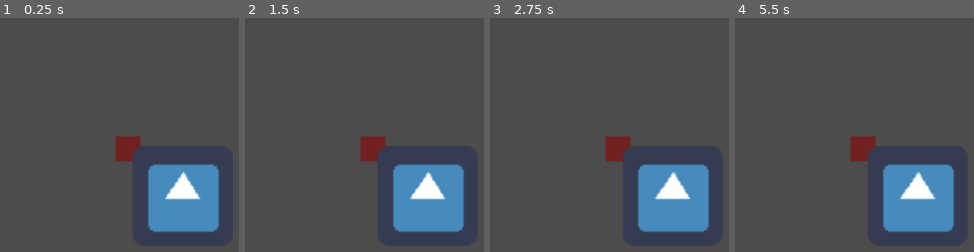
Above: before the commit, frames 1-4 (left to right).
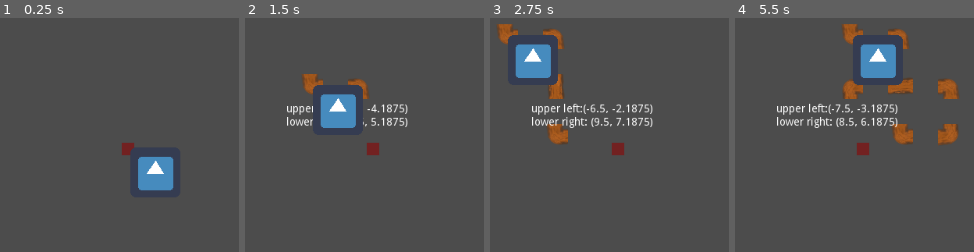
Above: after the commit, the same moments.

Repository: Sushperson/Tree-Simulator-2023
Game: Godot game, scene res://Scenes/World.tscn
Two runs of this game, one before a commit and one after it. Both use one fixed random seed, a clock stepped at 60 frames per second and the inputs below. The engine's default icon, where the game draws it, is replaced by a stand-in: a white triangle on a blue panel in a dark square.
Inputs:
- Up to frame 1 (0.25 s): no input
- Up to frame 2 (1.5 s): tap Enter at 0.5 s; hold D (right) 0.53-1.28 s; tap Space at 1.25 s; hold S (down) from 1.28 s (still down)
- Up to frame 3 (2.75 s): tap Enter at 2 s; release S (down) at 2.03 s; hold D (right) from 2.03 s (still down)
- Up to frame 4 (5.5 s): release D (right) at 2.78 s; hold W (up) 2.78-3.53 s; hold A (left) 3.53-5.03 s; hold S (down) from 5.03 s (still down)

The runs differ from the first frame. In frame 1, 9.3% of the frame differs, in the area x 48-92%, y 50-92%; in frame 2, 13%; in frame 3, 15%; in frame 4, 17%, in the area x 17-94%, y 2-92%.
Error before the commit: Invalid get index 'cell_size' (on base: 'null instance'). (res://Scripts/World.gd:13)

Commit message:
Added Tilemap for Background

Diff:
--- a/Tree_sim/Scenes/World.tscn
+++ b/Tree_sim/Scenes/World.tscn
@@ -11,6 +11,13 @@
 [ext_resource path="res://assets/wurzel/kurve_ru.png" type="Texture" id=9]
 [ext_resource path="res://assets/wurzel/kurve_lo.png" type="Texture" id=10]
 [ext_resource path="res://assets/wurzel/neu_alles.png" type="Texture" id=11]
+[ext_resource path="res://Scripts/BG_Grid.gd" type="Script" id=12]
+[ext_resource path="res://assets/tilemap_sprit/boden1.png" type="Texture" id=13]
+[ext_resource path="res://assets/tilemap_sprit/boden3.png" type="Texture" id=14]
+[ext_resource path="res://assets/tilemap_sprit/boden2.png" type="Texture" id=15]
+[ext_resource path="res://assets/tilemap_sprit/boden1_grass.png" type="Texture" id=16]
+[ext_resource path="res://assets/tilemap_sprit/boden2_grass.png" type="Texture" id=17]
+[ext_resource path="res://assets/sky.png" type="Texture" id=18]
 
 [sub_resource type="TileSet" id=1]
 0/name = "grade_h.png 0"
@@ -121,8 +128,95 @@
 6/shapes = [  ]
 6/z_index = 0
 
+[sub_resource type="TileSet" id=2]
+0/name = "boden1.png 0"
+0/texture = ExtResource( 13 )
+0/tex_offset = Vector2( 0, 0 )
+0/modulate = Color( 1, 1, 1, 1 )
+0/region = Rect2( 0, 0, 64, 64 )
+0/tile_mode = 0
+0/occluder_offset = Vector2( 0, 0 )
+0/navigation_offset = Vector2( 0, 0 )
+0/shape_offset = Vector2( 0, 0 )
+0/shape_transform = Transform2D( 1, 0, 0, 1, 0, 0 )
+0/shape_one_way = false
+0/shape_one_way_margin = 0.0
+0/shapes = [  ]
+0/z_index = 0
+1/name = "boden1_grass.png 1"
+1/texture = ExtResource( 16 )
+1/tex_offset = Vector2( 0, 0 )
+1/modulate = Color( 1, 1, 1, 1 )
+1/region = Rect2( 0, 0, 64, 64 )
+1/tile_mode = 0
+1/occluder_offset = Vector2( 0, 0 )
+1/navigation_offset = Vector2( 0, 0 )
+1/shape_offset = Vector2( 0, 0 )
+1/shape_transform = Transform2D( 1, 0, 0, 1, 0, 0 )
+1/shape_one_way = false
+1/shape_one_way_margin = 0.0
+1/shapes = [  ]
+1/z_index = 0
+2/name = "boden2.png 2"
+2/texture = ExtResource( 15 )
+2/tex_offset = Vector2( 0, 0 )
+2/modulate = Color( 1, 1, 1, 1 )
+2/region = Rect2( 0, 0, 64, 64 )
+2/tile_mode = 0
+2/occluder_offset = Vector2( 0, 0 )
+2/navigation_offset = Vector2( 0, 0 )
+2/shape_offset = Vector2( 0, 0 )
+2/shape_transform = Transform2D( 1, 0, 0, 1, 0, 0 )
+2/shape_one_way = false
+2/shape_one_way_margin = 0.0
+2/shapes = [  ]
+2/z_index = 0
+3/name = "boden2_grass.png 3"
+3/texture = ExtResource( 17 )
+3/tex_offset = Vector2( 0, 0 )
+3/modulate = Color( 1, 1, 1, 1 )
+3/region = Rect2( 0, 0, 64, 64 )
+3/tile_mode = 0
+3/occluder_offset = Vector2( 0, 0 )
+3/navigation_offset = Vector2( 0, 0 )
+3/shape_offset = Vector2( 0, 0 )
+3/shape_transform = Transform2D( 1, 0, 0, 1, 0, 0 )
+3/shape_one_way = false
+3/shape_one_way_margin = 0.0
+3/shapes = [  ]
+3/z_index = 0
+4/name = "boden3.png 4"
+4/texture = ExtResource( 14 )
+4/tex_offset = Vector2( 0, 0 )
+4/modulate = Color( 1, 1, 1, 1 )
+4/region = Rect2( 0, 0, 64, 64 )
+4/tile_mode = 0
+4/occluder_offset = Vector2( 0, 0 )
+4/navigation_offset = Vector2( 0, 0 )
+4/shape_offset = Vector2( 0, 0 )
+4/shape_transform = Transform2D( 1, 0, 0, 1, 0, 0 )
+4/shape_one_way = false
+4/shape_one_way_margin = 0.0
+4/shapes = [  ]
+4/z_index = 0
+5/name = "sky.png 5"
+5/texture = ExtResource( 18 )
+5/tex_offset = Vector2( 0, 0 )
+5/modulate = Color( 1, 1, 1, 1 )
+5/region = Rect2( 0, 0, 64, 64 )
+5/tile_mode = 0
+5/occluder_offset = Vector2( 0, 0 )
+5/navigation_offset = Vector2( 0, 0 )
+5/shape_offset = Vector2( 0, 0 )
+5/shape_transform = Transform2D( 1, 0, 0, 1, 0, 0 )
+5/shape_one_way = false
+5/shape_one_way_margin = 0.0
+5/shapes = [  ]
+5/z_index = 0
+
 [node name="World" type="Node2D"]
 script = ExtResource( 2 )
+tick_length = 0.67
 
 [node name="Player" parent="." instance=ExtResource( 1 )]
 position = Vector2( 16, 16 )
@@ -133,7 +227,6 @@
 [node name="Camera2D" type="Camera2D" parent="."]
 position = Vector2( 16, 16 )
 current = true
-zoom = Vector2( 0.5, 0.5 )
 
 [node name="Label" type="Label" parent="Camera2D"]
 margin_left = -111.0
@@ -153,3 +246,8 @@
 script = ExtResource( 7 )
 
 [node name="Tick_clock" type="Timer" parent="."]
+
+[node name="BG_Grid" type="TileMap" parent="."]
+tile_set = SubResource( 2 )
+format = 1
+script = ExtResource( 12 )
--- /dev/null
+++ b/Tree_sim/Scripts/BG_Grid.gd
@@ -0,0 +1,4 @@
+extends TileMap
+
+func generate_tile(x, y):
+	pass #if(x == 0):
--- a/Tree_sim/Scripts/World.gd
+++ b/Tree_sim/Scripts/World.gd
@@ -2,16 +2,18 @@
 
 
 # Declare member variables here. Examples:
-export var tile_size = 32
-export var tick_length = 1
+export var tile_size = 64
+export var tick_length = 1.0
 # var b = "text"
 
 
 
 # Called when the node enters the scene tree for the first time.
 func _ready():
-	get_node("TileMap").cell_size.x = tile_size
-	get_node("TileMap").cell_size.x = tile_size
+	get_node("RootGrid").cell_size.x = tile_size
+	get_node("RootGrid").cell_size.y = tile_size
+	get_node("BG_Grid").cell_size.x = tile_size
+	get_node("BG_Grid").cell_size.y = tile_size
 	get_node("Tick_clock").connect("timeout", self, "tick")
 	get_node("Tick_clock").start(tick_length)
 
@@ -28,14 +30,16 @@
 	player.position = Vector2(player.pos_x * tile_size + tile_size/2, player.pos_y * tile_size + tile_size/2)
 	set_player_tile()
 
+	print(get_node("Camera2D").position)
 	get_node("Camera2D/Label").set_text("upper left:" + str(get_visible_rect().position) + "\n" + "lower right: " + str(get_visible_rect().end))
 
 func set_player_tile():
 	var player = get_node("Player")
-	var tilemap = get_node("TileMap")
+	var tilemap = get_node("RootGrid")
 	tilemap.set_cell(player.get_last_x(), player.get_last_y(), player.last_tile)
 
 
 
 func get_visible_rect():
-	return Rect2((get_node("Camera2D").position - get_viewport_rect().size / 2) , get_viewport_rect().size)
+	var camera = get_node("Camera2D")
+	return Rect2((camera.position - (get_viewport_rect().size / 2 * camera.zoom)) / tile_size , get_viewport_rect().size * camera.zoom / tile_size)
Not shown: 1 places in Tree_sim/Scenes/World.tscn that only renumber resources
Binary file changed: Tree_sim/assets/sky.png
